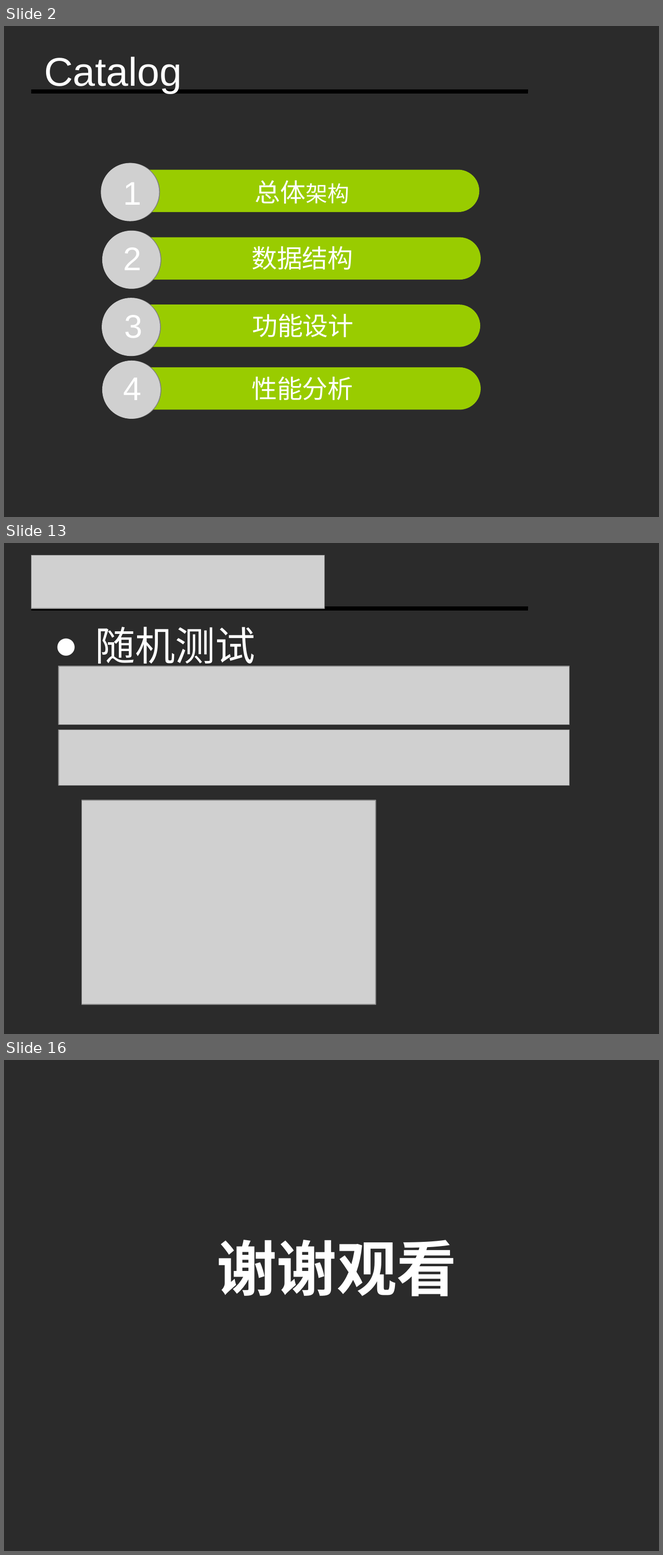
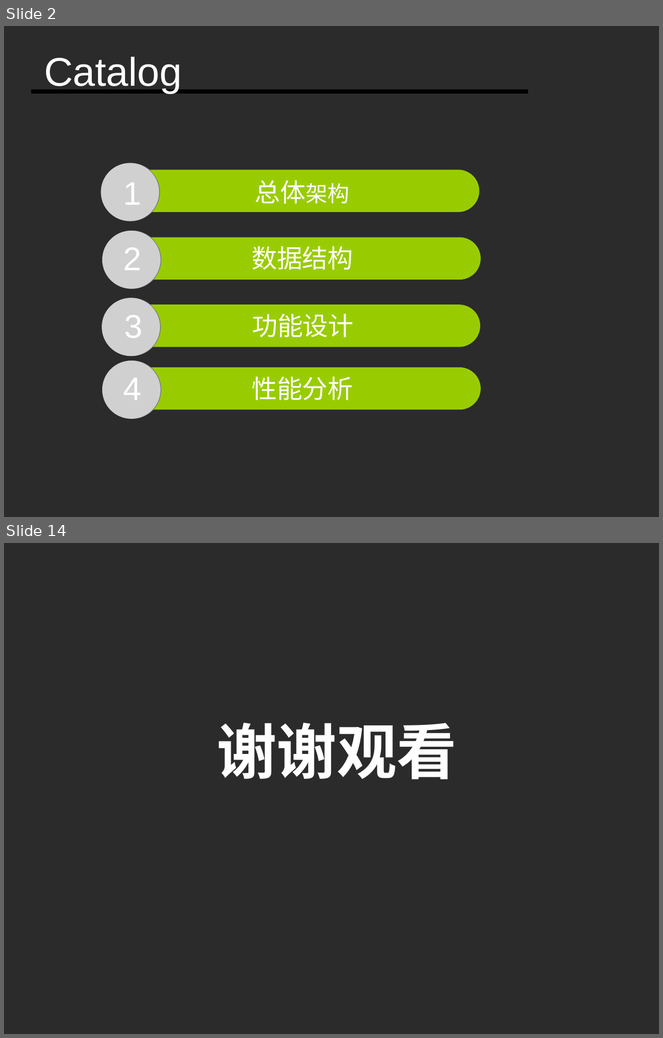
Before and after one commit to Ivanyinfan/Database-2017.7.22, a slide deck: Document/模拟数据库.ppt. Shown one above the other, each under a label of ours: slides 2, 13 and 16 before the commit, slides 2 and 14 after it; the slides between them are not shown. The pictures are 663x1555 and 663x1038 pixels, drawn with LibreOffice and Linux fonts; fonts in the diff are those of the drawing; grey boxes stand for pictures; background and template pictures are left out; a plain dark background stands for a picture behind light text. Boxes give left, top, right and bottom in pixels: in the first picture for what was removed or moved away, otherwise in the second. Text is boxed around its words. In the diff, an @@ line names an element or a change of style, - is before the commit and + after.

```diff
--- a/Document/模拟数据库.ppt
+++ b/Document/模拟数据库.ppt
@@ slide 13 removed at (x1=4, y1=543, x2=659, y2=1034), background picture (left out) @@
@@ picture removed at (x1=32, y1=555, x2=325, y2=609) @@
@@ line removed from (32, 609) to (528, 609) @@
@@ text removed at (x1=95, y1=627, x2=255, y2=671) @@
-● 随机测试
@@ picture removed at (x1=59, y1=666, x2=569, y2=724) @@
@@ picture removed at (x1=59, y1=730, x2=569, y2=785) @@
@@ picture removed at (x1=82, y1=800, x2=376, y2=1005) @@
@@ what was slide 16 is now slide 14 @@
```
Also in this commit, not shown: 5 slides changed, 6 slides added, 7 other slides removed, 2 other files.
